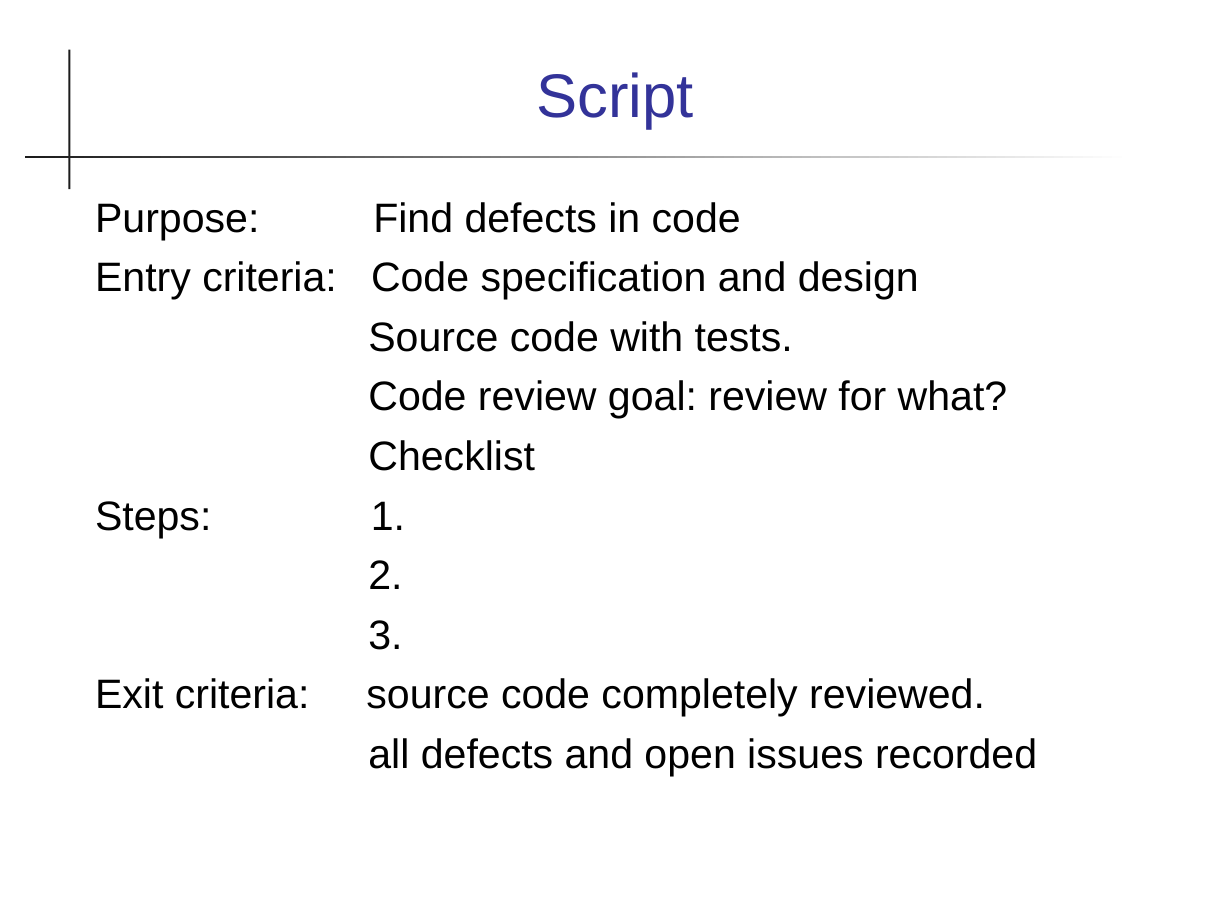
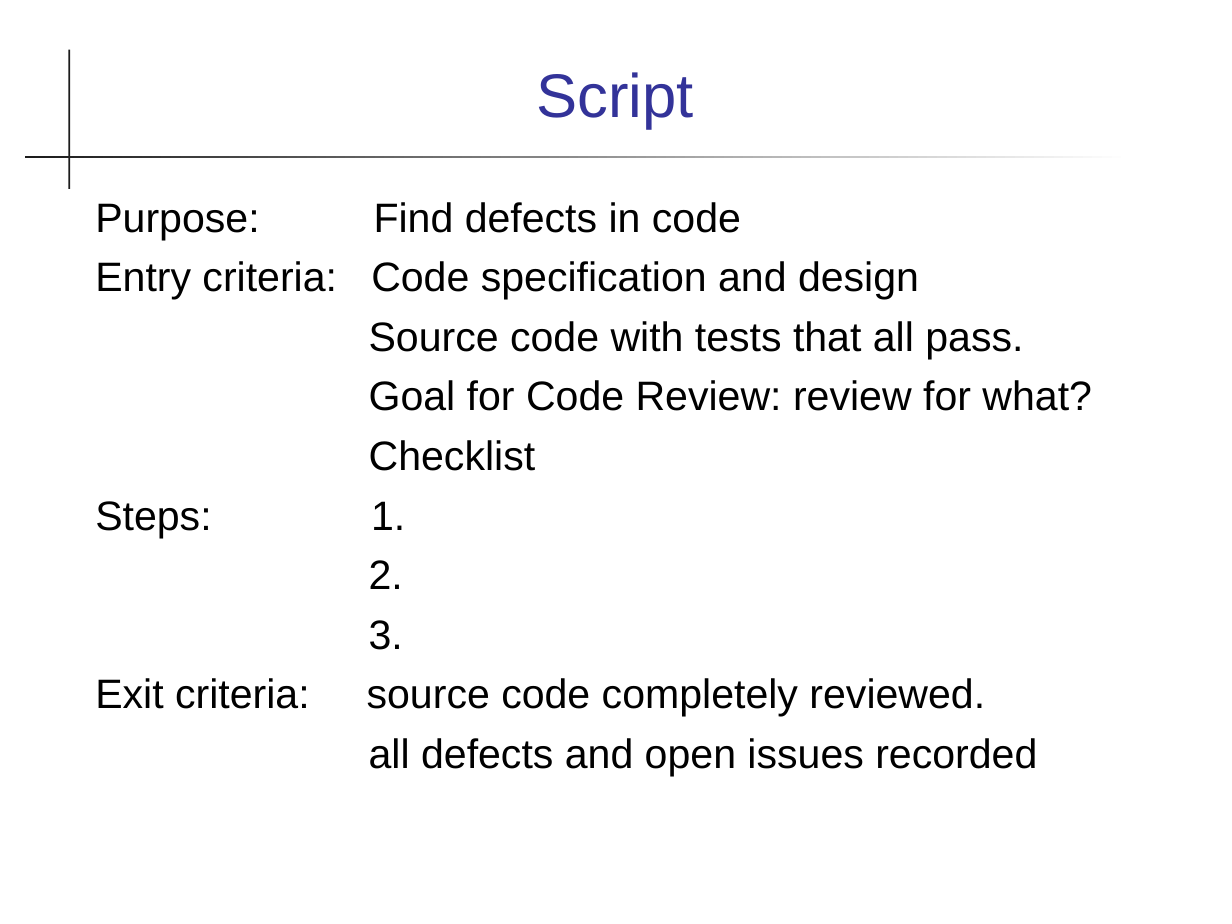
Before and after one commit to cpske/ISP, a slide deck: slide 26 of code-review/Reviews.ppt. Drawn at 1232x924 pixels with LibreOffice and Linux fonts; fonts in the diff are those of the drawing. Boxes give left, top, right and bottom in pixels: in the first picture for what was removed or moved away, otherwise in the second. Text is boxed around its words. In the diff, an @@ line names an element or a change of style, - is before the commit and + after.

```diff
--- a/code-review/Reviews.ppt
+++ b/code-review/Reviews.ppt
@@ text at <box>369,321,1092,411</box>: text changed @@
-Source code with tests.
-Code review goal: review for what?
+Source code with tests that all pass.
+Goal for Code Review: review for what?
```
Also in this commit, not shown: 7 other slides changed, 2 other files.
